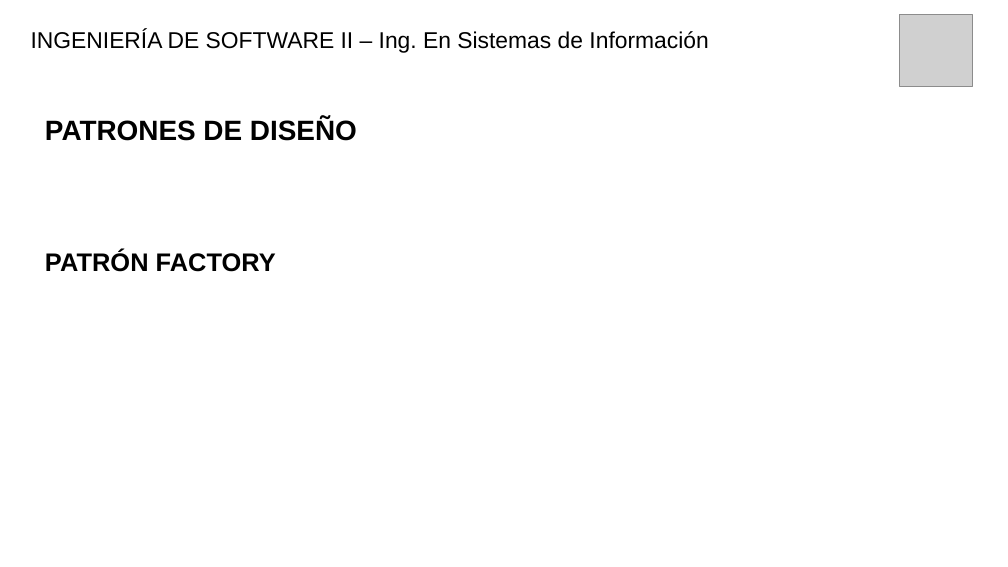
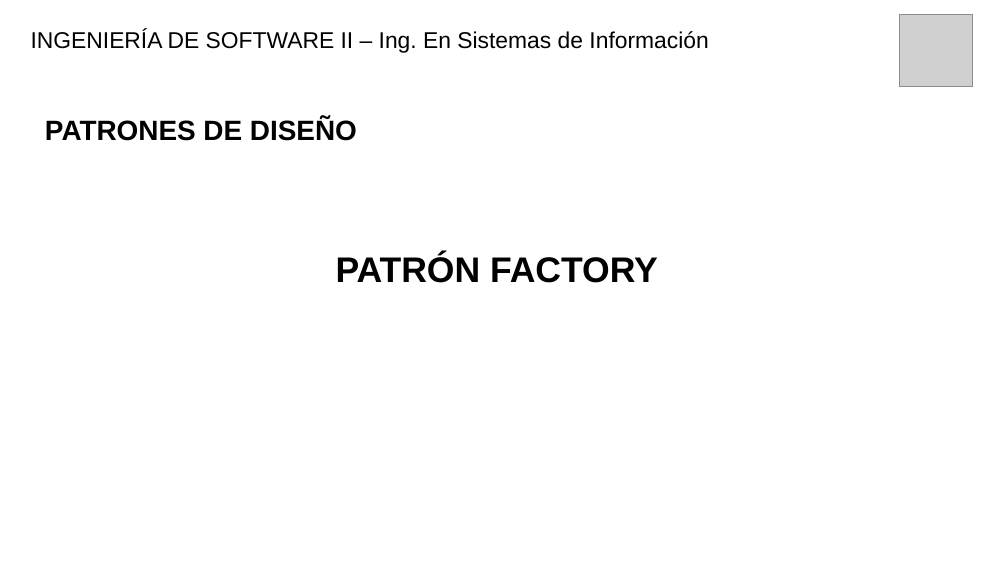
Before and after one commit to fabiodmk/factorypatternjava, a slide deck: slide 1 of Documentación/Factory Pattern.pptx. Drawn at 1008x567 pixels with LibreOffice and Linux fonts; fonts in the diff are those of the drawing; grey boxes stand for pictures. Boxes give left, top, right and bottom in pixels: in the first picture for what was removed or moved away, otherwise in the second. Text is boxed around its words. In the diff, an @@ line names an element or a change of style, - is before the commit and + after.

```diff
--- a/Documentación/Factory Pattern.pptx
+++ b/Documentación/Factory Pattern.pptx
@@ text at <box>336,254,658,283</box>: size 20 to 28 pt in "PATRÓN FACTORY"; alignment left to centre @@
```
Also in this commit, not shown: 4 other slides changed, 2 other files.
